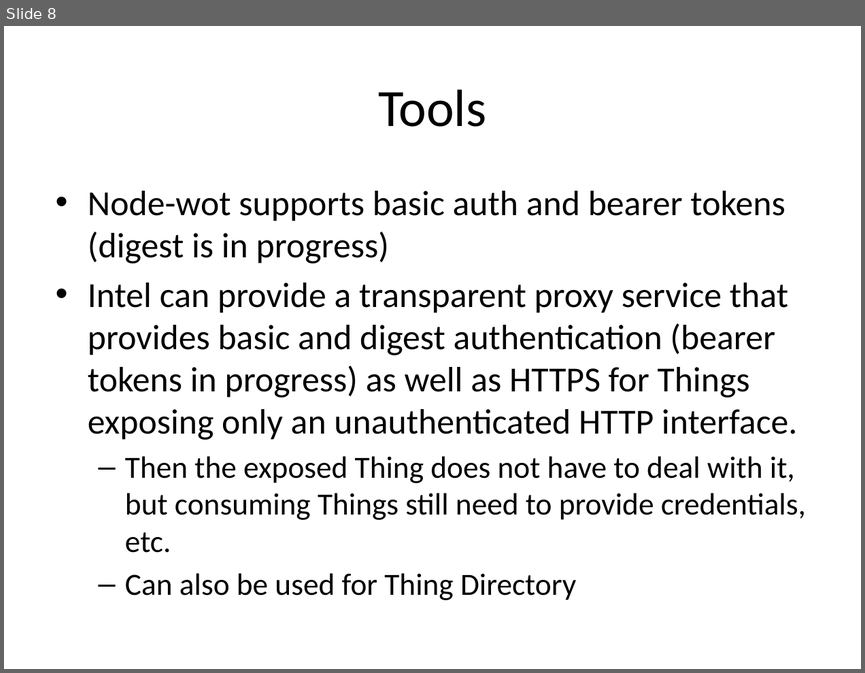
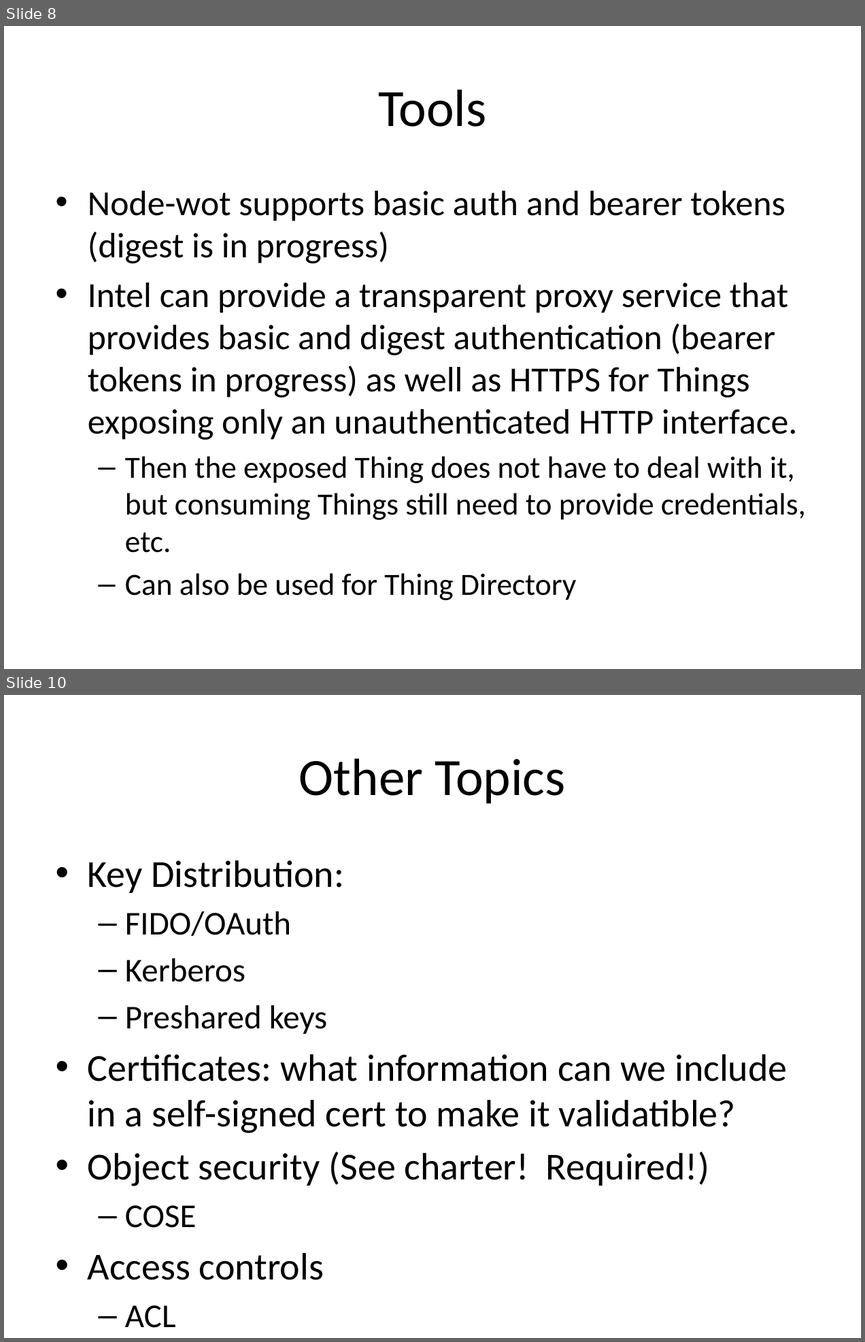
Before and after one commit to w3c/wot, a slide deck: plugfest/2018-bundang/Security-Bundang-PlugFest-Preparation.pptx. Shown one above the other, each under a label of ours: slide 8 before the commit, slides 8 and 10 after it; the slides between them are not shown. The pictures are 865x673 and 865x1342 pixels, drawn with LibreOffice and Linux fonts; fonts in the diff are those of the drawing. Boxes give left, top, right and bottom in pixels: in the first picture for what was removed or moved away, otherwise in the second. Text is boxed around its words. In the diff, an @@ line names an element or a change of style, - is before the commit and + after.

Commit message:
Updates to Plugfest Security
After plugfest preparation meeting.

```diff
--- a/plugfest/2018-bundang/Security-Bundang-PlugFest-Preparation.pptx
+++ b/plugfest/2018-bundang/Security-Bundang-PlugFest-Preparation.pptx
@@ slide 10 added at [4,695,861,1338], background #FFFFFF @@
@@ title added at [299,758,565,804], 44 pt, text #000000 @@
+Other Topics
@@ text added at [88,860,787,1327], 32 pt, text #000000 @@
+• Key Distribution:
+  – FIDO/OAuth
+  – Kerberos
+  – Preshared keys
+• Certificates: what information can we include in a self-signed cert to make it validatible?
+• Object security (See charter! Required!)
+  – COSE
+• Access controls
+  – ACL
```
Also in this commit, not shown: 2 slides changed, 1 other slide added.
